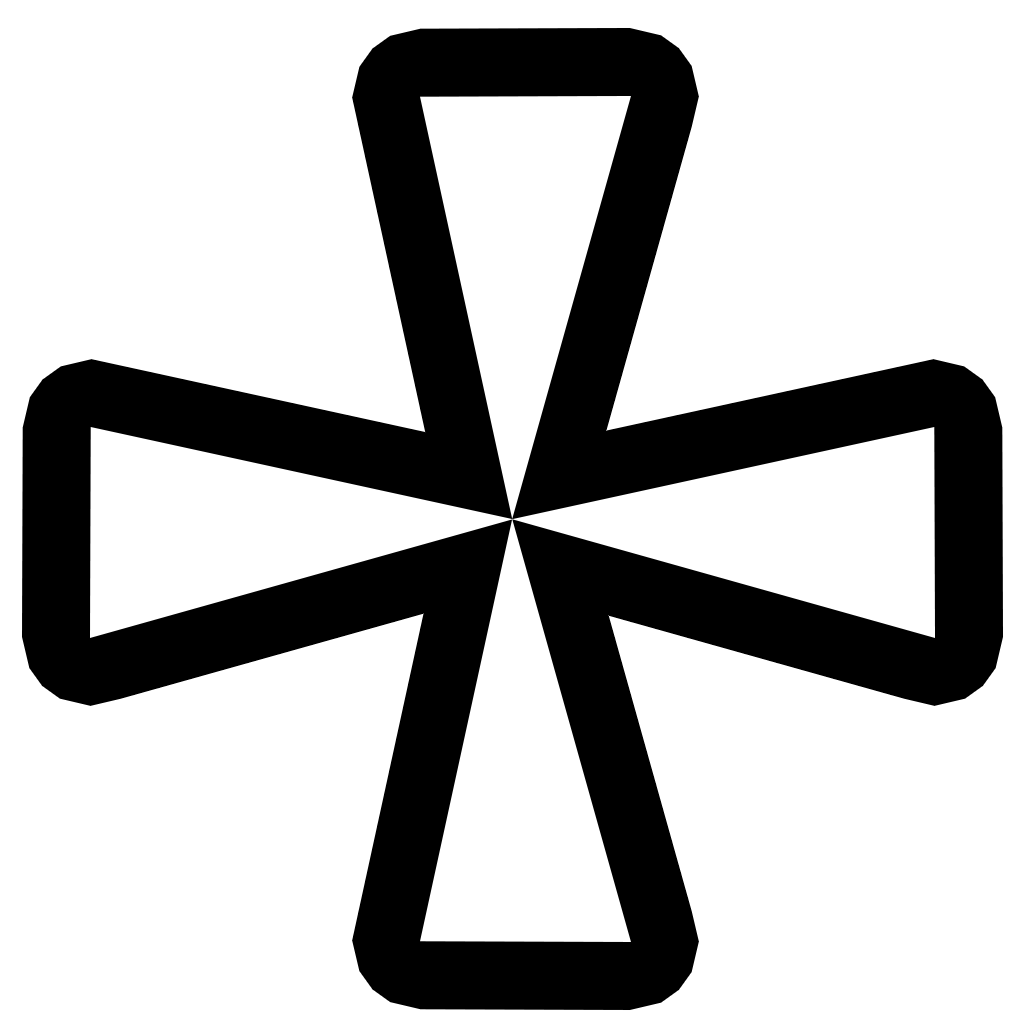
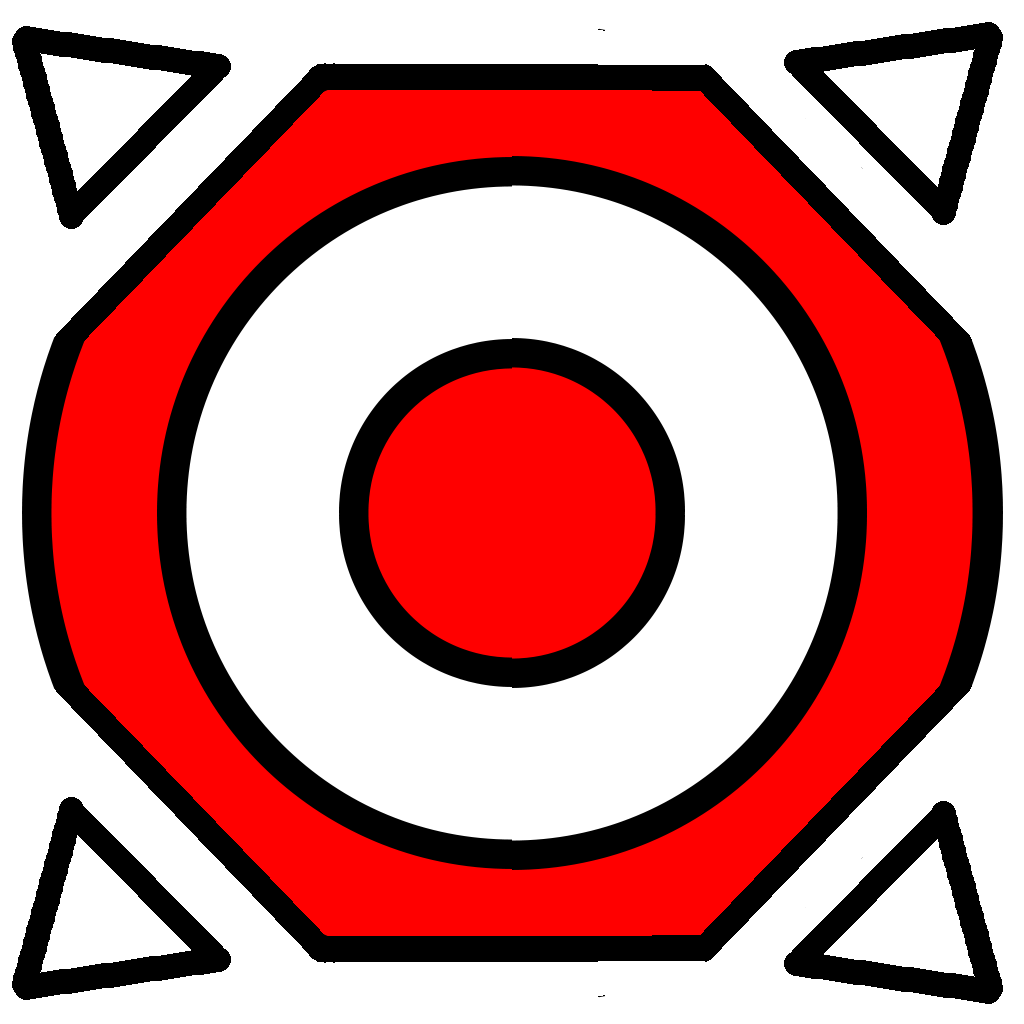
Layered file, before and after one edit (1024x1024). Changes by layer:
added layer "Layer 19" above "Group 1" over [12, 22, 1003, 1004]
hid "Polygon 1" (1st of 4, in "Group 1") over [90, 427, 513, 638]
hid "Polygon 1" (2nd of 4, in "Group 1") over [512, 427, 935, 638]
hid "Polygon 1" (3rd of 4, in "Group 1") over [420, 519, 631, 942]
hid "Polygon 1" (4th of 4, in "Group 1") over [420, 96, 631, 519]
